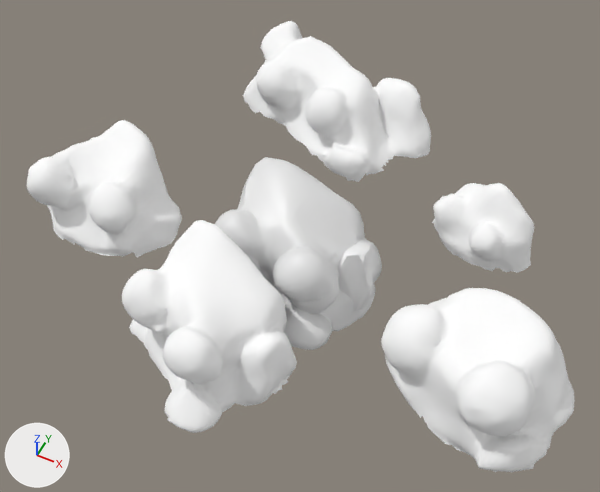
The FBX model Assets/Art/Models/Environment/ForestOfFaces/RockFace2.fbx as it was, and as the next commit left it.
Rendered twice from a 50 mm camera at (2.81, -5.35, 7.39) aimed at (-0.09, 0.44, 0.15). Arrows for +X, +Y and +Z are at lower left; the lights stay in place. Where no turn or scale is listed for an object, it has been applied to the vertices.

The first picture shows 'Rock1LoPo', 'RocksWithFaces', 'RocksWithFaces.001'.
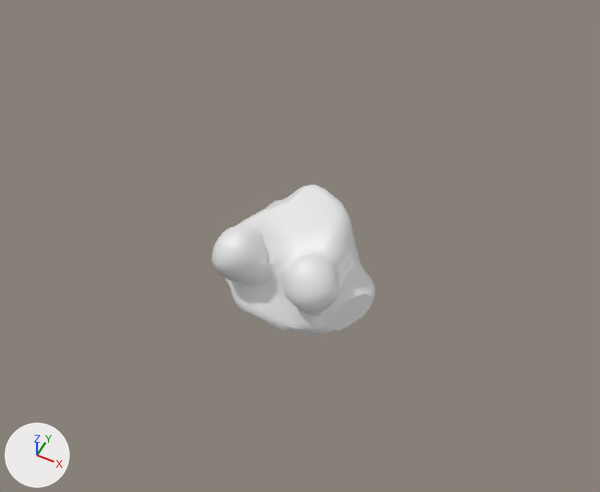
The edits, one by one:
Object 'RocksWithFaces.001' (ob_rockswithfaces_001) is deleted.
Object 'RocksWithFaces' (ob_rockswithfaces) is deleted.

Boxes (x1, y1, x2, y2) around the edits, measured in the pictures (600 x 492 px):
'RocksWithFaces', deleted
    before: (27, 21, 575, 472)
'RocksWithFaces.001', deleted
    before: (215, 157, 382, 350)
'Rock1LoPo', unchanged, uncovered by the edit
    before: (246, 254, 376, 331)
    after: (211, 184, 376, 335)
